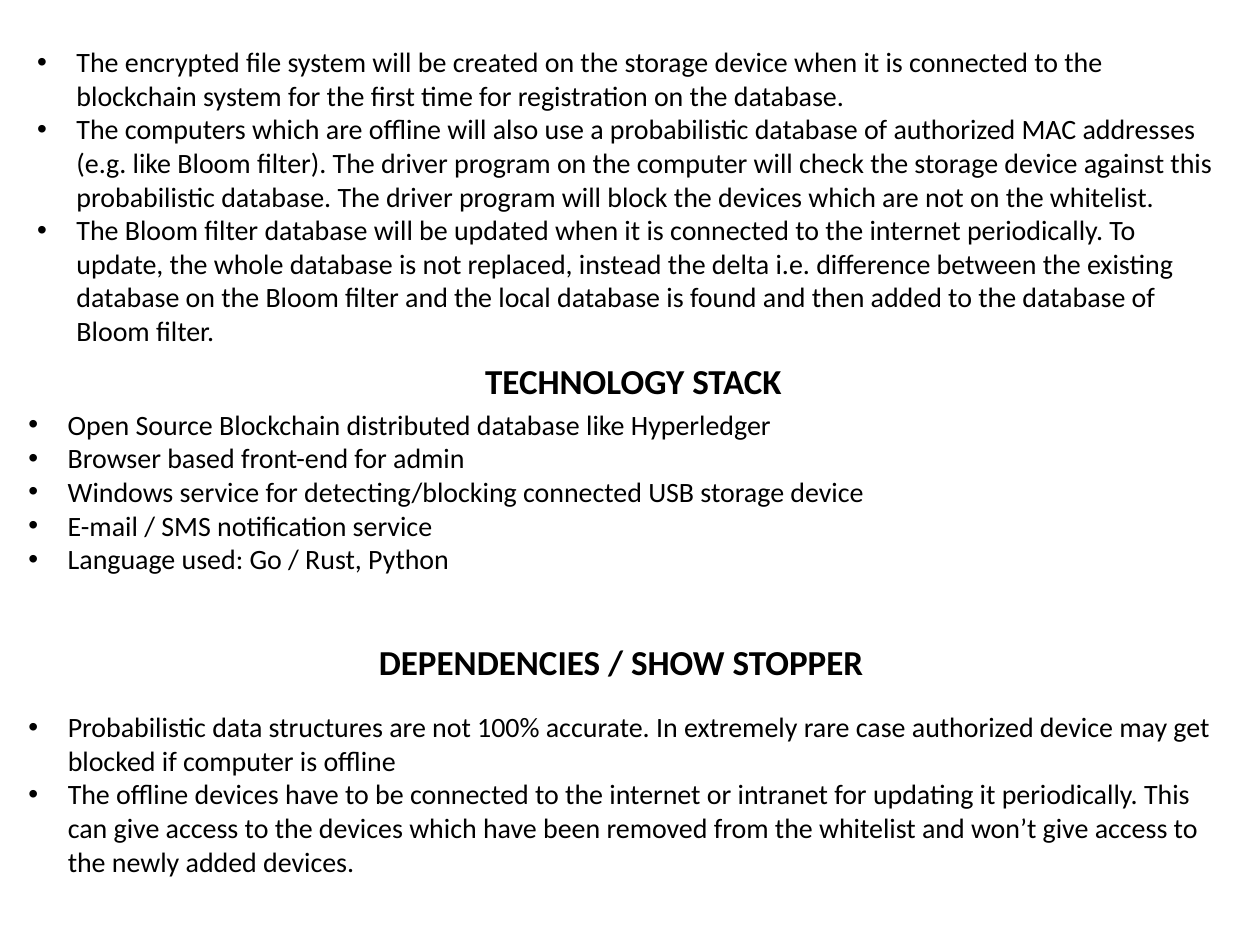
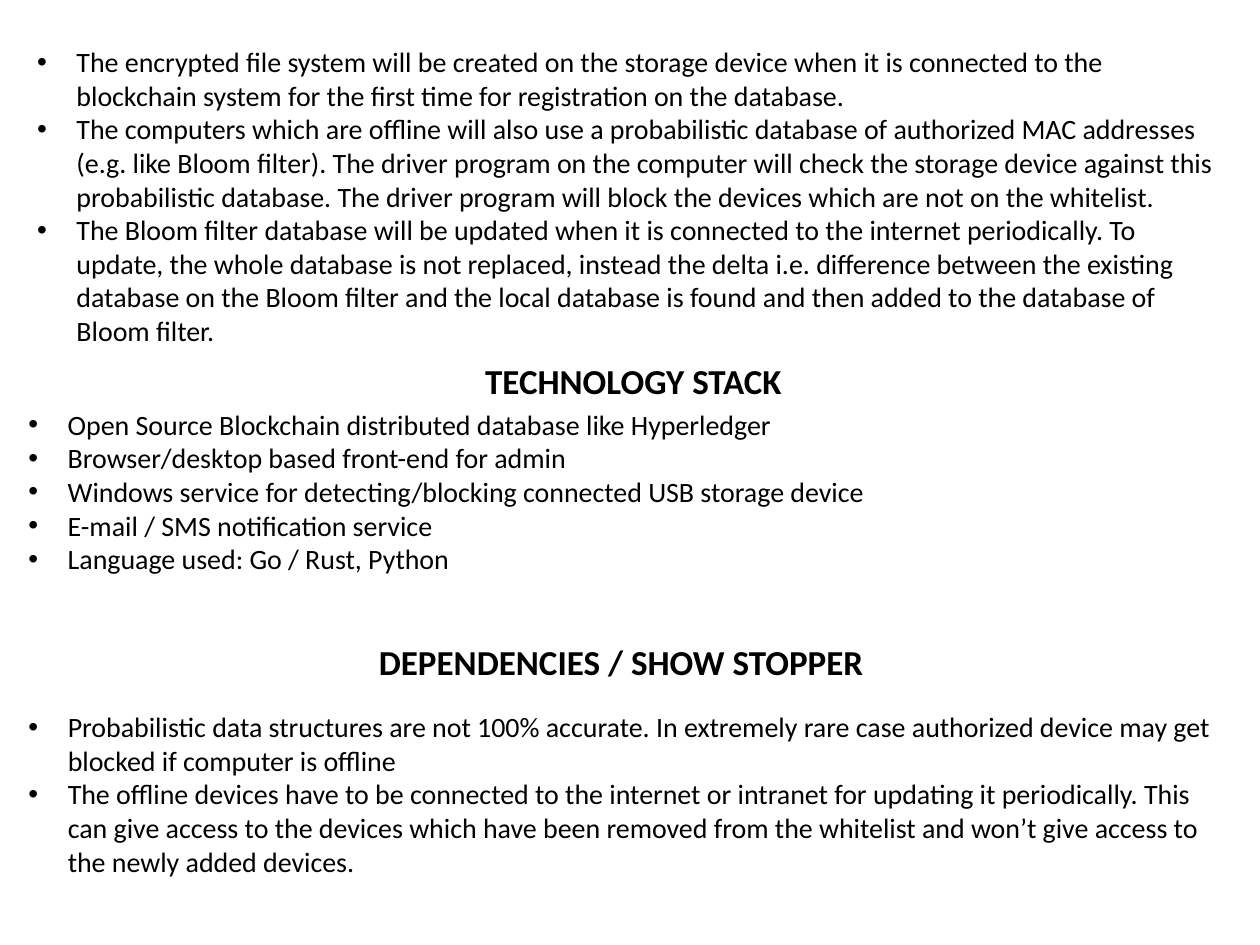
Before and after one commit to Dashree/sih2018, a slide deck: slide 3 of Gov_templates/USB_whitelist.pptx (slide 2 before the commit). Drawn at 1260x945 pixels with LibreOffice and Linux fonts; fonts in the diff are those of the drawing. Boxes give left, top, right and bottom in pixels: in the first picture for what was removed or moved away, otherwise in the second. Text is boxed around its words. In the diff, an @@ line names an element or a change of style, - is before the commit and + after.

```diff
--- a/Gov_templates/USB_whitelist.pptx
+++ b/Gov_templates/USB_whitelist.pptx
@@ text at [68,448,565,473]: text changed @@
-• Browser based front-end for admin
+• Browser/desktop based front-end for admin
```
Also in this commit, not shown: 1 slide added, 1 slide removed.
